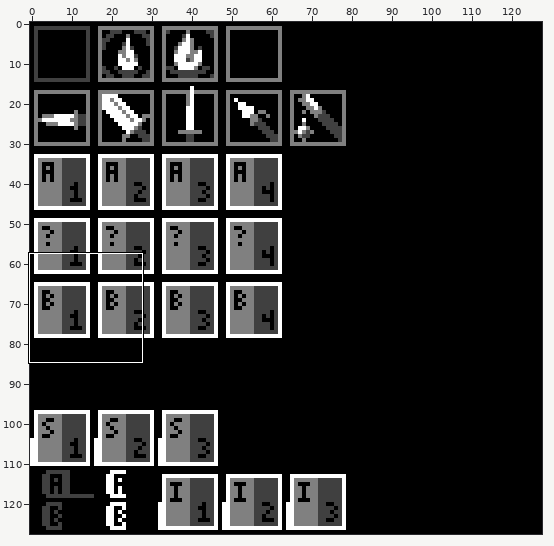
File history of a pixel-art file, art/raw_chr/items.aseprite. Above: a wide view before the commit, with the close-up outlined.
Close-up. Old version:
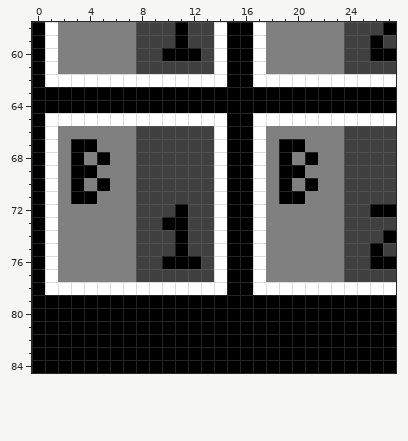
128x128 pixels, 1 frame. Shown: x 0..27, y 58..84.
Now the later version:
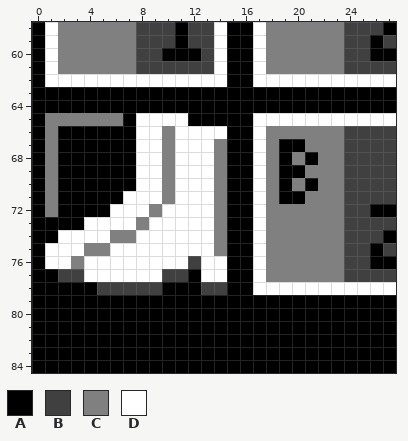
Palette (. is transparent): A #000000  B #404040  C #808080  D #ffffff
Change:
@@ x 0..16 @@
 64 AAAAAAAAAAAAAAAAA
-65 ADDDDDDDDDDDDDDAA
-66 ADCCCCCCBBBBBBDAA
-67 ADCAACCCBBBBBBDAA
-68 ADCACACCBBBBBBDAA
-69 ADCAACCCBBBBBBDAA
-70 ADCACACCBBBBBBDAA
-71 ADCAACCCBBBBBBDAA
-72 ADCCCCCCBBBABBDAA
-73 ADCCCCCCBBAABBDAA
-74 ADCCCCCCBBBABBDAA
-75 ADCCCCCCBBBABBDAA
-76 ADCCCCCCBBAAABDAA
-77 ADCCCCCCBBBBBBDAA
-78 ADDDDDDDDDDDDDDAA
+65 ACCCCCCADDDDAAAAA
+66 ACAAAAAADDCDDDDAA
+67 ACAAAAAADDCDDDCAA
+68 ACAAAAAADDCDDDCAA
+69 ACAAAAAADDCDDDCAA
+70 ACAAAAAADDCDDDCAA
+71 ACAAAAADDDCDDDCAA
+72 ACAAAADDDCDDDDCAA
+73 AAAADDDDCDDDDDCAA
+74 AADDDDCCDDDDDDCAA
+75 ADDDCCDDDDDDDDCAA
+76 ADDCDDDDDDDDBDDAA
+77 AABBDDDDDDBBADDAA
+78 AAAAABBBBBAAABBAA
 79 AAAAAAAAAAAAAAAAA
